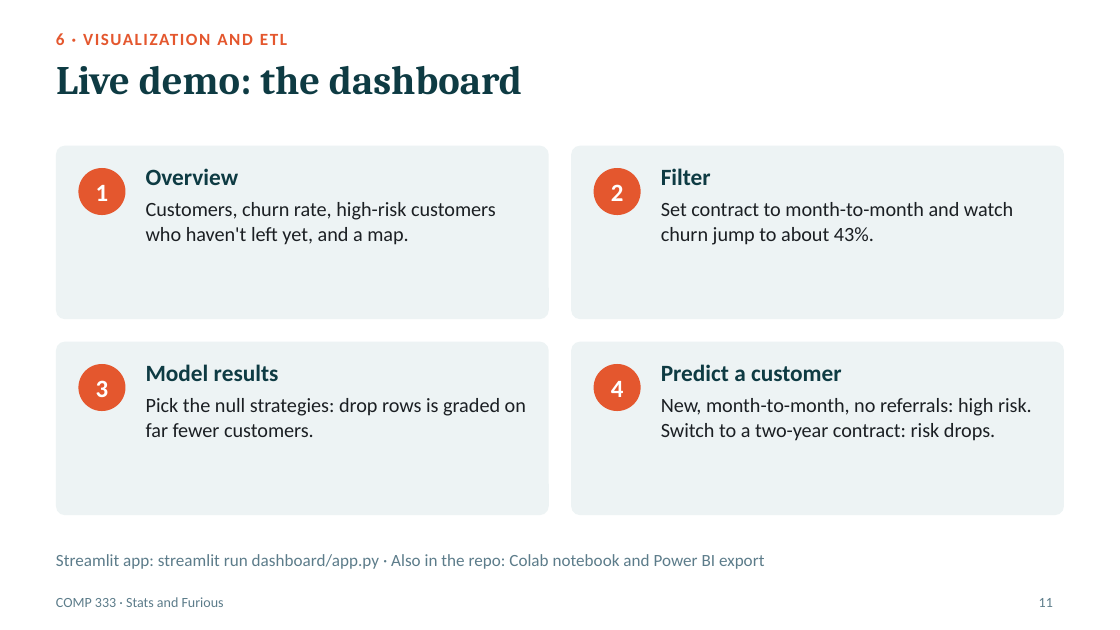
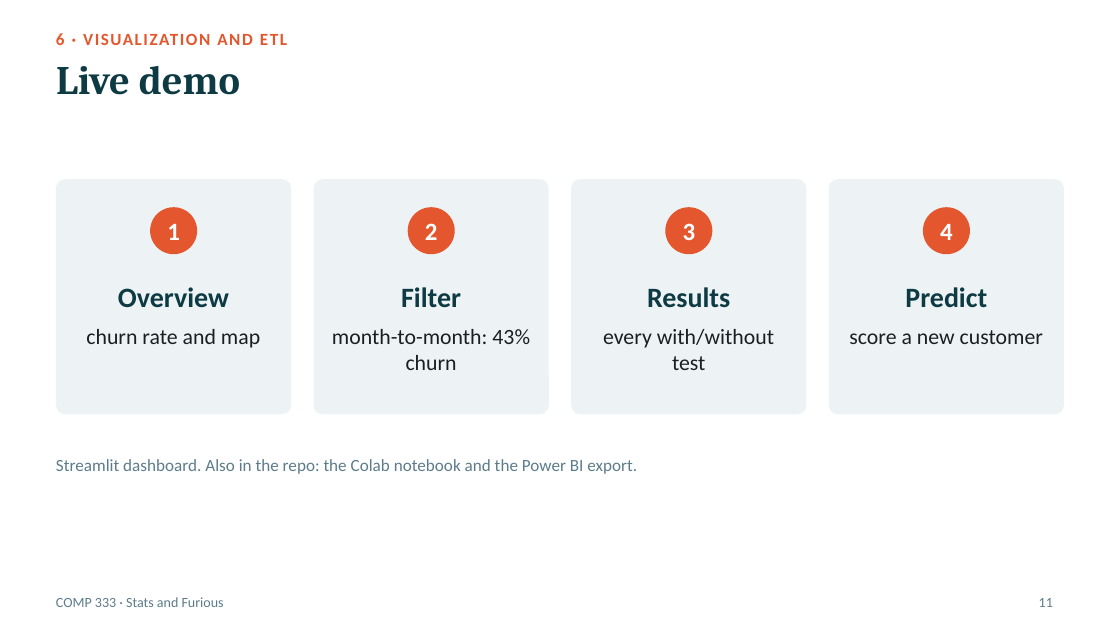
Before and after one commit to Peter7168/comp333-telco-churn, a slide deck: slide 11 of presentation/COMP333_Presentation.pptx. Drawn at 1120x630 pixels with LibreOffice and Linux fonts; fonts in the diff are those of the drawing. Boxes give left, top, right and bottom in pixels: in the first picture for what was removed or moved away, otherwise in the second. Text is boxed around its words. In the diff, an @@ line names an element or a change of style, - is before the commit and + after.

```diff
--- a/presentation/COMP333_Presentation.pptx
+++ b/presentation/COMP333_Presentation.pptx
@@ title at (56,66,240,95): text changed @@
-Live demo: the dashboard
+Live demo
@@ rounded rectangle: place and size @@
-rounded rectangle at (56,146,549,319)
+rounded rectangle at (56,179,291,414)
@@ rounded rectangle: place and size @@
-rounded rectangle at (571,146,1064,319)
+rounded rectangle at (314,179,549,414)
@@ proportions changed in 4 elements at (56,179,291,414), (829,179,1064,414), (314,179,549,414), (571,179,806,414) @@
@@ rounded rectangle: place and size @@
-rounded rectangle at (56,342,549,515)
+rounded rectangle at (571,179,806,414)
@@ rounded rectangle: place and size @@
-rounded rectangle at (571,342,1064,515)
+rounded rectangle at (829,179,1064,414)
@@ text "1": place and size @@
-text "1" at (96,185,109,201)
+text "1" at (167,224,180,240)
@@ ellipse: place and size @@
-ellipse at (78,168,125,215)
+ellipse at (150,207,197,254)
@@ text "2": place and size @@
-text "2" at (611,184,624,201)
+text "2" at (425,223,438,240)
@@ ellipse: place and size @@
-ellipse at (594,168,641,215)
+ellipse at (408,207,455,254)
@@ text "3": place and size @@
-text "3" at (96,380,109,397)
+text "3" at (683,223,696,240)
@@ ellipse: place and size @@
-ellipse at (78,364,125,411)
+ellipse at (665,207,712,254)
@@ text "4": place and size @@
-text "4" at (611,381,624,397)
+text "4" at (940,224,953,240)
@@ ellipse: place and size @@
-ellipse at (594,364,641,411)
+ellipse at (923,207,970,254)
@@ text "Overview": place and size @@
-text "Overview" at (146,168,496,245)
+text "Overview" at (86,287,260,348)
@@ text at (118,287,229,308): size 15 to 18 pt in "Overview"; alignment left to centre; more space between paragraphs @@
@@ text "Filter": place and size @@
-text "Filter" at (661,168,1013,245)
+text "Filter" at (332,287,530,370)
@@ text at (401,287,461,308): size 15 to 18 pt in "Filter"; alignment left to centre; more space between paragraphs @@
@@ text at (603,287,774,370): text changed; size 13 to 14 pt @@
-Model results
-Pick the null strategies: drop rows is graded on far fewer customers.
+Results
+every with/without test
@@ text at (849,287,1043,344): text changed; size 13 to 14 pt @@
-Predict a customer
-New, month-to-month, no referrals: high risk. Switch to a two-year contract: risk drops.
+Predict
+score a new customer
@@ text at (86,329,260,348): text changed; size 13 to 14 pt @@
-Customers, churn rate, high-risk customers who haven't left yet, and a map.
+churn rate and map
@@ text at (332,329,530,370): text changed; size 13 to 14 pt @@
-Set contract to month-to-month and watch churn jump to about 43%.
+month-to-month: 43% churn
@@ text at (56,459,637,474): text changed @@
-Streamlit app: streamlit run dashboard/app.py · Also in the repo: Colab notebook and Power BI export
+Streamlit dashboard. Also in the repo: the Colab notebook and the Power BI export.
```
Also in this commit, not shown: 9 other slides changed.
